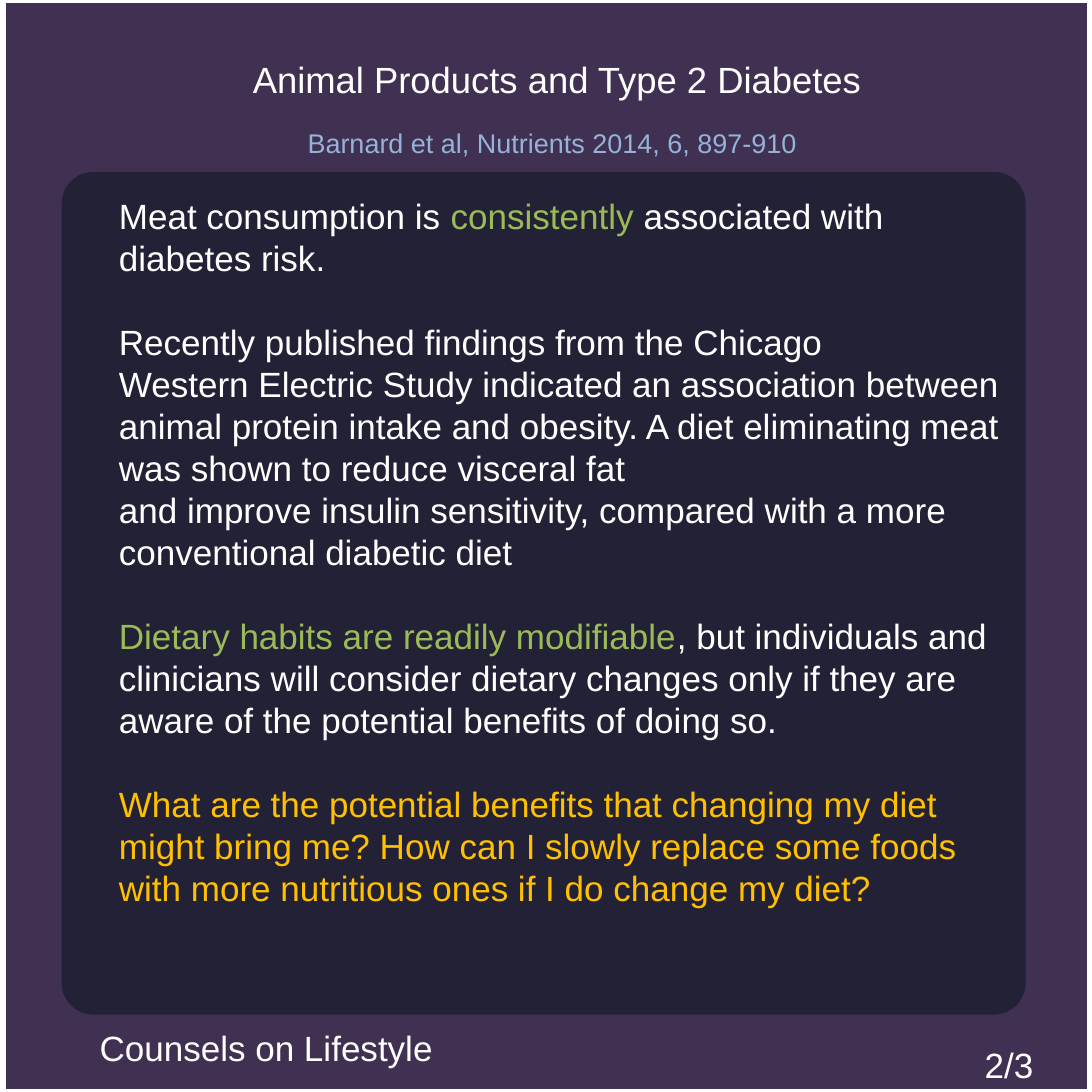
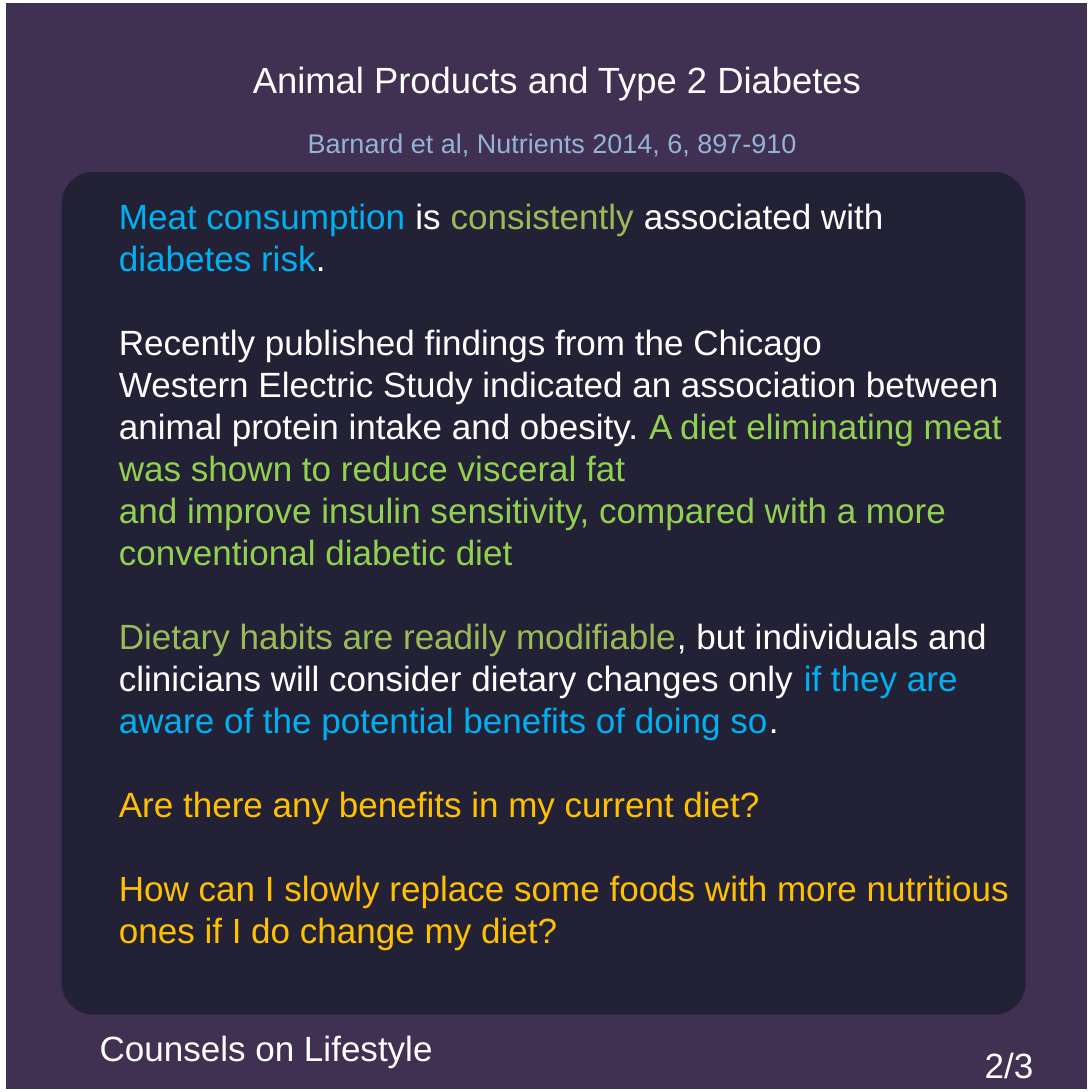
Before and after one commit to msimbao/counselsonlifestyle, a slide deck: slide 2 of posts/2/slides.pptx. Drawn at 1092x1092 pixels with LibreOffice and Linux fonts; fonts in the diff are those of the drawing. Boxes give left, top, right and bottom in pixels: in the first picture for what was removed or moved away, otherwise in the second. Text is boxed around its words. In the diff, an @@ line names an element or a change of style, - is before the commit and + after.

```diff
--- a/posts/2/slides.pptx
+++ b/posts/2/slides.pptx
@@ text at (x1=119, y1=203, x2=1002, y2=740): text colour #FFFFFF to #00B0F0 in "Meat consumption diabetes risk.", "if they are aware of the potential ..."; text colour #FFFFFF to #92D050 in "A diet eliminating meat was shown to ...", "and improve insulin sensitivity, compared with a ..." @@
@@ text at (x1=119, y1=791, x2=1009, y2=950): text changed @@
-What are the potential benefits that changing my diet might bring me? How can I slowly replace some foods with more nutritious ones if I do change my diet?
+Are there any benefits in my current diet?
+How can I slowly replace some foods with more nutritious ones if I do change my diet?
```
Also in this commit, not shown: 1 other slide changed, 27 other files.
